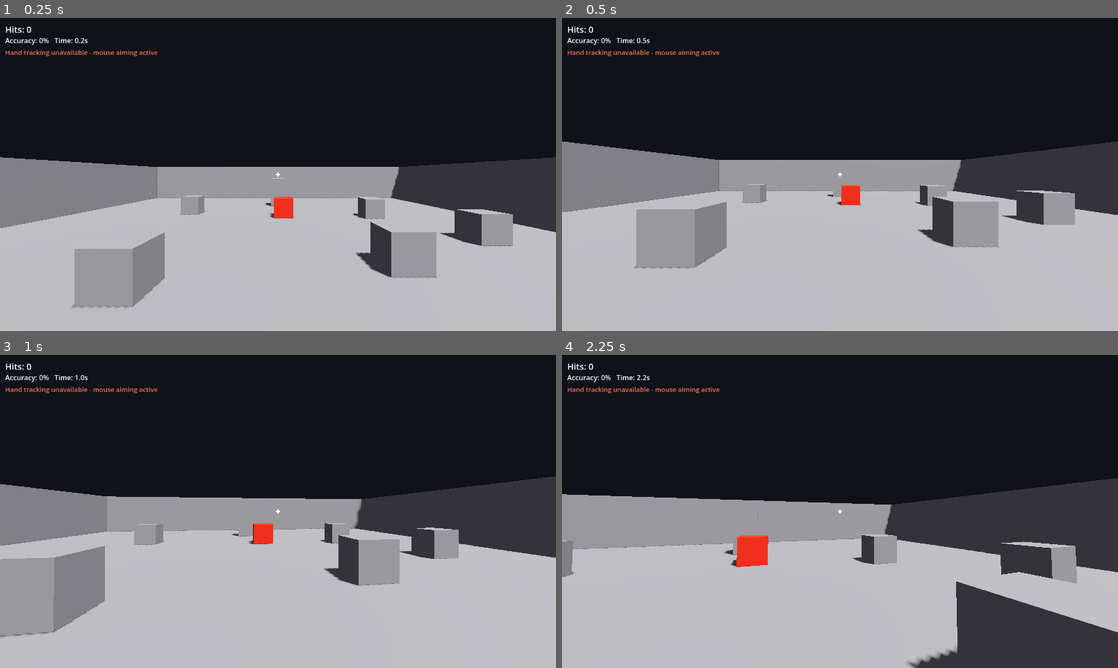
Above: before the commit, frames 1-4 (two rows, left to right).
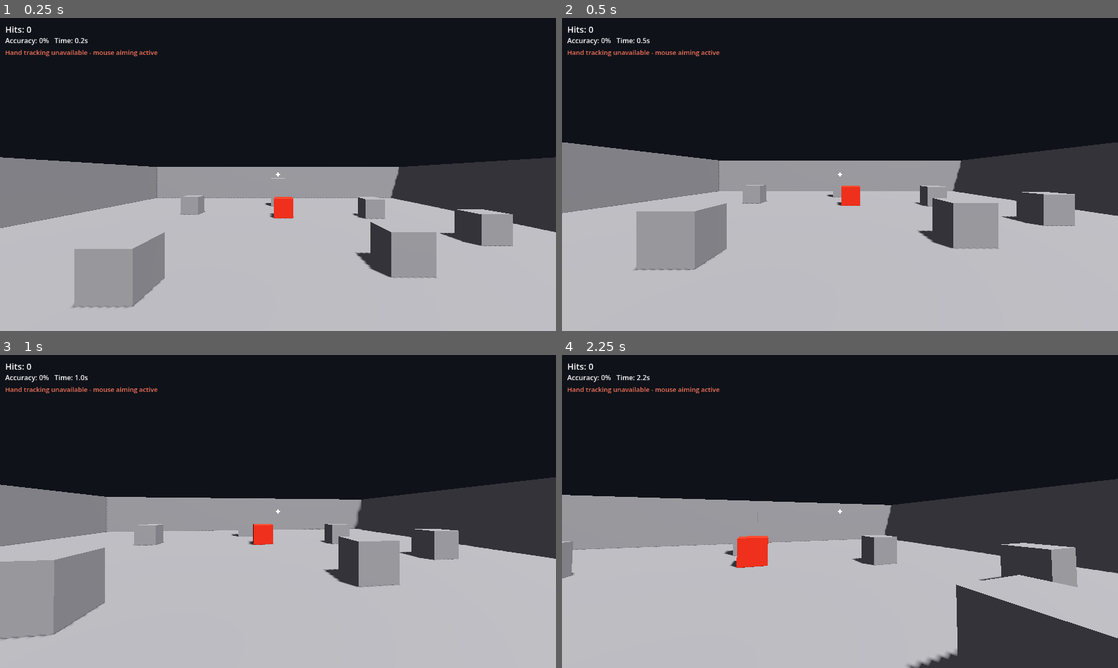
Above: after the commit, the same moments.

Repository: abdulakimabdimanapov-rgb/JUPI
Game: Godot game, scene res://scenes/main_3d.tscn
Two runs of this game, one before a commit and one after it. Both use one fixed random seed, a clock stepped at 60 frames per second and the inputs below.
Inputs (mouse positions are in pixels of both pictures, inside the frame that each line leads up to):
- Up to frame 1 (0.25 s): no input
- Up to frame 2 (0.5 s): no input
- Up to frame 3 (1 s): tap Enter at 0.5 s; move the mouse to (305, 511) at 0.52 s; hold W (move_forward) from 0.53 s (still down); tap H at 0.6 s; click (305, 511) at 0.67 s
- Up to frame 4 (2.25 s): keep holding W (move_forward); tap Space at 1.25 s; move the mouse to (812, 511) at 1.27 s; tap H at 1.35, 2.1 s; click (812, 511) at 1.42 s; move the mouse to (851, 505) at 2.02 s; click (851, 505) at 2.17 s

Frame 1 is identical in both runs. In frame 2, 0.9% of the frame differs, in the area x 0-100%, y 39-81%; in frame 3, 0.9%; in frame 4, 1.4%, in the area x 0-100%, y 39-100%.

Commit message:
Clean up repo for submission: remove 2D art, add README, fix tracker bugs
Removes the unused 2D-era art folders, documents the 3D prototype in
README.md and overview.html, and fixes real bugs found while testing:
pinch hysteresis in the tracker, H-key toggle on non-QWERTY layouts,
and the tracker status showing "online" before any data arrived.

🤖 Generated with Codebuff
Co-Authored-By: Codebuff <noreply@codebuff.com>

Diff:
--- a/scenes/player_3d.tscn
+++ b/scenes/player_3d.tscn
@@ -1,17 +1,17 @@
-[gd_scene load_steps=3 format=3]
+[gd_scene format=3 uid="uid://313o1akp6fij"]
 
 [ext_resource type="Script" path="res://scripts/player_3d.gd" id="1_script"]
 
 [sub_resource type="CapsuleShape3D" id="CapsuleShape3D_body"]
 radius = 0.4
-height = 1.8
+height = 1.8321289
 
-[node name="Player" type="CharacterBody3D"]
+[node name="Player" type="CharacterBody3D" unique_id=528541027]
 script = ExtResource("1_script")
 
-[node name="CollisionShape3D" type="CollisionShape3D" parent="."]
-transform = Transform3D(1, 0, 0, 0, 1, 0, 0, 0, 1, 0, 0.9, 0)
+[node name="CollisionShape3D" type="CollisionShape3D" parent="." unique_id=221960725]
+transform = Transform3D(1, 0, 0, 0, 1, 0, 0, 0, 1, 0, 0.8839355, 0)
 shape = SubResource("CapsuleShape3D_body")
 
-[node name="Head" type="Camera3D" parent="."]
+[node name="Head" type="Camera3D" parent="." unique_id=910950702]
 transform = Transform3D(1, 0, 0, 0, 1, 0, 0, 0, 1, 0, 1.6, 0)
--- a/scripts/main_3d.gd
+++ b/scripts/main_3d.gd
@@ -186,8 +186,10 @@
 func _update_tracker_status() -> void:
 	var now := Time.get_ticks_msec()
 	# First real hand packet arrived -> the player auto-switched to hand
-	# mode, so the tracker is genuinely online.
-	if _tracker_state == "starting" and _player.is_hand_mode():
+	# mode, so the tracker is genuinely online. Requiring received data
+	# keeps a manual H press (before any packet) from being mislabeled
+	# "online".
+	if _tracker_state == "starting" and _player.is_hand_mode() and _player._hand_source.has_received_data():
 		_set_tracker_state("online")
 		_online_hide_at = now + 4000
 	# Hide the brief "online" notice after a few seconds.
--- a/scripts/player_3d.gd
+++ b/scripts/player_3d.gd
@@ -28,7 +28,7 @@
 const AimSourceHandScript := preload("res://scripts/aim_source_hand.gd")
 
 const SPEED := 5.0
-## Constant walk speed while a hand is open in hand mode (Step 9).
+## Constant walk speed while a hand is open in hand mode.
 ## Slightly slower than keyboard sprint-feel so aiming stays controlled.
 const WALK_SPEED := 2.5
 const GRAVITY := 9.8
@@ -84,8 +84,10 @@
 
 
 func _unhandled_input(event: InputEvent) -> void:
-	# H toggles between hand-tracking and mouse aiming.
-	if event is InputEventKey and event.pressed and not event.echo and event.keycode == KEY_H:
+	# H toggles between hand-tracking and mouse aiming. Match the
+	# physical key too so the toggle works on non-QWERTY layouts where
+	# keycode is layout-mapped.
+	if event is InputEventKey and event.pressed and not event.echo and (event.keycode == KEY_H or event.physical_keycode == KEY_H):
 		_auto_hand = false  # a manual press takes over from auto-start
 		_toggle_hand_mode()
 		return
--- a/tests/center_aim_runtime_test.gd
+++ b/tests/center_aim_runtime_test.gd
@@ -1,8 +1,8 @@
 extends Node
-## JUPI step 8 runtime test: permanently centered crosshair + center raycast.
+## JUPI runtime test: permanently centered crosshair + center raycast.
 ##
 ## The previous design moved the crosshair to an aim pointer and cast the
-## shot ray through it. Step 8 removes that: the crosshair ALWAYS stays at
+## shot ray through it. The crosshair ALWAYS stays at
 ## 50% X / 50% Y and the ray is always cast through the exact center of
 ## the camera. A source only ever rotates the camera (mouse look / hand
 ## look); it can never move a pointer.
@@ -58,7 +58,7 @@
 	_main._sway_t = 0.0
 	_place_target_clean()
 
-	print("=== JUPI step 8 runtime test (center crosshair + center raycast) ===")
+	print("=== JUPI runtime test (center crosshair + center raycast) ===")
 
 	_check_crosshair_centered()
 	await _check_mouse_motion_keeps_crosshair_centered()
--- a/tests/hand_walk_runtime_test.gd
+++ b/tests/hand_walk_runtime_test.gd
@@ -1,5 +1,5 @@
 extends Node
-## JUPI step 9 runtime test: open hands walk the player forward.
+## JUPI runtime test: open hands walk the player forward.
 ##
 ## Instantiates the real main scene and drives the hand aim source with
 ## synthetic UDP packets, verifying that in hand mode:
@@ -60,7 +60,7 @@
 	_main._target.position = _main._anchor
 	_main._sway_t = 0.0
 
-	print("=== JUPI step 9 runtime test (open hands walk forward) ===")
+	print("=== JUPI runtime test (open hands walk forward) ===")
 
 	await _check_mouse_mode_ignores_hands()
 	await _press_h()
--- a/tests/pinch_shot_runtime_test.gd
+++ b/tests/pinch_shot_runtime_test.gd
@@ -1,5 +1,5 @@
 extends Node
-## JUPI step 8 runtime test: RIGHT pinch = exactly one shot.
+## JUPI runtime test: RIGHT pinch = exactly one shot.
 ##
 ## Instantiates the real main scene, toggles hand mode (KEY_H), then
 ## drives the hand aim source with synthetic UDP packets and verifies:
@@ -56,7 +56,7 @@
 	await get_tree().process_frame
 	_main.set_physics_process(false)
 
-	print("=== JUPI step 8 runtime test (right pinch = one shot) ===")
+	print("=== JUPI runtime test (right pinch = one shot) ===")
 
 	await _check_hand_toggle()
 	await _check_crosshair_centered()
--- a/tests/two_hand_look_runtime_test.gd
+++ b/tests/two_hand_look_runtime_test.gd
@@ -1,5 +1,5 @@
 extends Node
-## JUPI step 8 runtime test: two-hand protocol - LEFT pinch = camera look.
+## JUPI runtime test: two-hand protocol - LEFT pinch = camera look.
 ##
 ## Instantiates the real main scene, lets the tracker's first UDP packet
 ## auto-engage hand mode, then drives the hand aim source with synthetic
@@ -55,7 +55,7 @@
 	await get_tree().process_frame
 	await get_tree().process_frame
 
-	print("=== JUPI step 8 runtime test (two-hand: left pinch = camera look) ===")
+	print("=== JUPI runtime test (two-hand: left pinch = camera look) ===")
 
 	await _check_default_and_auto_hand()
 	await _check_no_jump_on_pinch_start()
Binary file removed: pixel art/20477373289283076.jpg
Binary file removed: pixel art/WaterFountain.png
Binary file removed: pixel art/блоки и для создание локации.png
Binary file removed: pixel art/броня и интурменты .jpg
Binary file removed: pixel art/главный герой.jpg
Binary file removed: pixel art/деревя.png
Binary file removed: pixel art/закончание игры вы умерли .jpg
Binary file removed: pixel art/концовка вы победили.png
Binary file removed: pixel art/монета броня и серебро и золота .jpg
Binary file removed: pixel art/монета броня и серебро и золота .png
Binary file removed: pixel art/не работает интернет .jpg
Binary file removed: pixel art/один из коллег нашого героя типо его друг.jpg
(and 29 more such lines)
